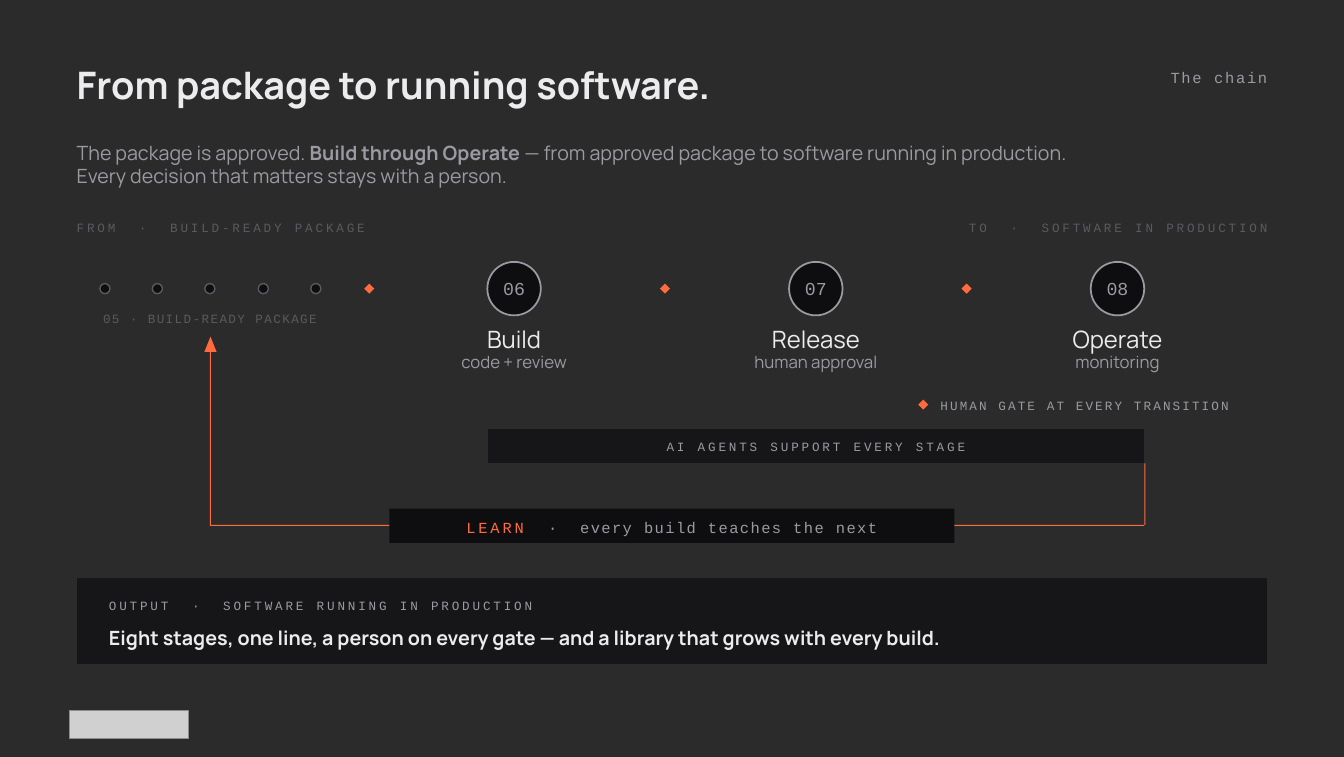
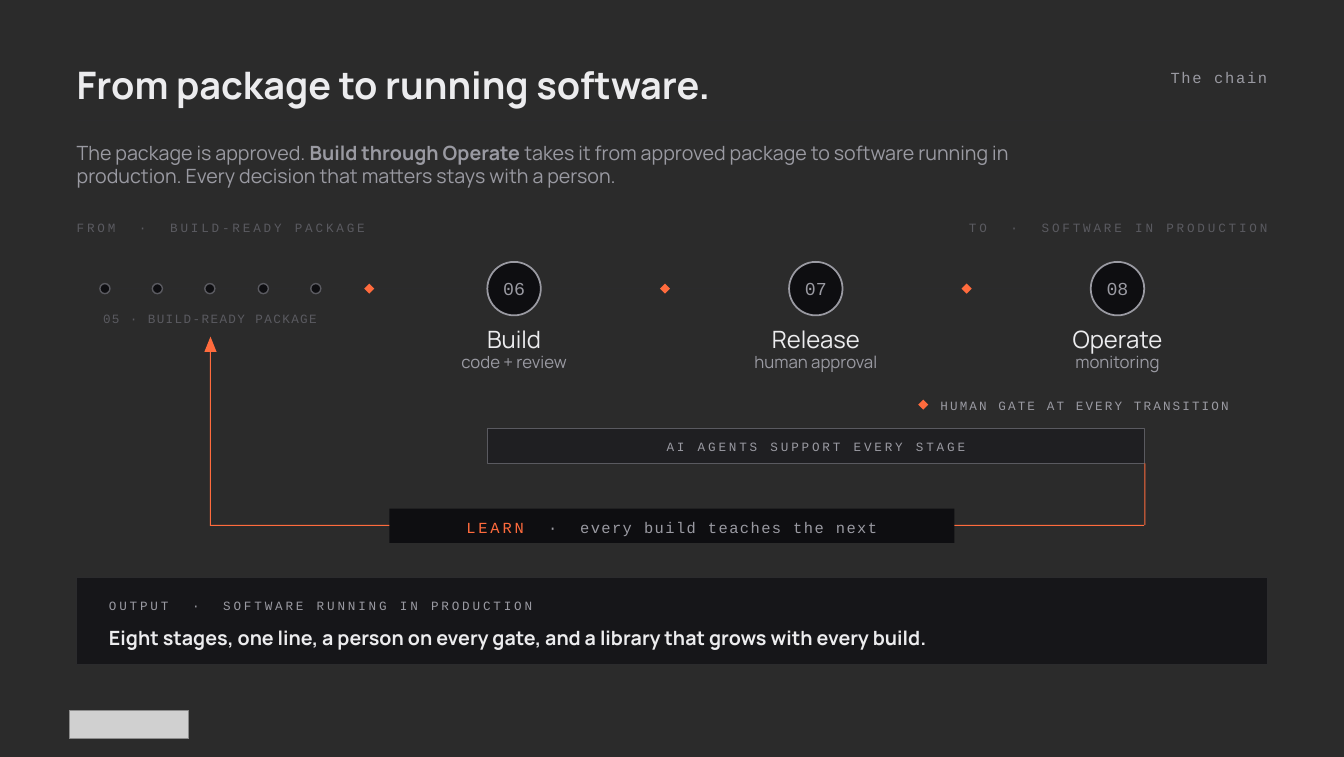
Before and after one commit to athenarunai-gif/Athena, a slide deck: slide 4 of decks/Pitch_Deck_AthenaRun_v4.pptx. Drawn at 1344x757 pixels with LibreOffice and Linux fonts; fonts in the diff are those of the drawing; grey boxes stand for pictures; background and template pictures are left out; a plain dark background stands for a picture behind light text. Boxes give left, top, right and bottom in pixels: in the first picture for what was removed or moved away, otherwise in the second. Text is boxed around its words. In the diff, an @@ line names an element or a change of style, - is before the commit and + after.

```diff
--- a/decks/Pitch_Deck_AthenaRun_v4.pptx
+++ b/decks/Pitch_Deck_AthenaRun_v4.pptx
@@ text at (77, 145, 1008, 188): text changed @@
-The package is approved. Build through Operate — from approved package to software running in production. Every decision that matters stays with a person.
+The package is approved. Build through Operate takes it from approved package to software running in production. Every decision that matters stays with a person.
@@ rectangle at (487, 429, 1144, 463): fill #161619 to #1F1F22; outline #2B2B2D 0.75 pt to #5A5A60 0.75 pt @@
@@ text at (109, 630, 926, 650): text changed @@
-Eight stages, one line, a person on every gate — and a library that grows with every build.
+Eight stages, one line, a person on every gate, and a library that grows with every build.
```
Also in this commit, not shown: 10 other slides changed, 1 other file.
